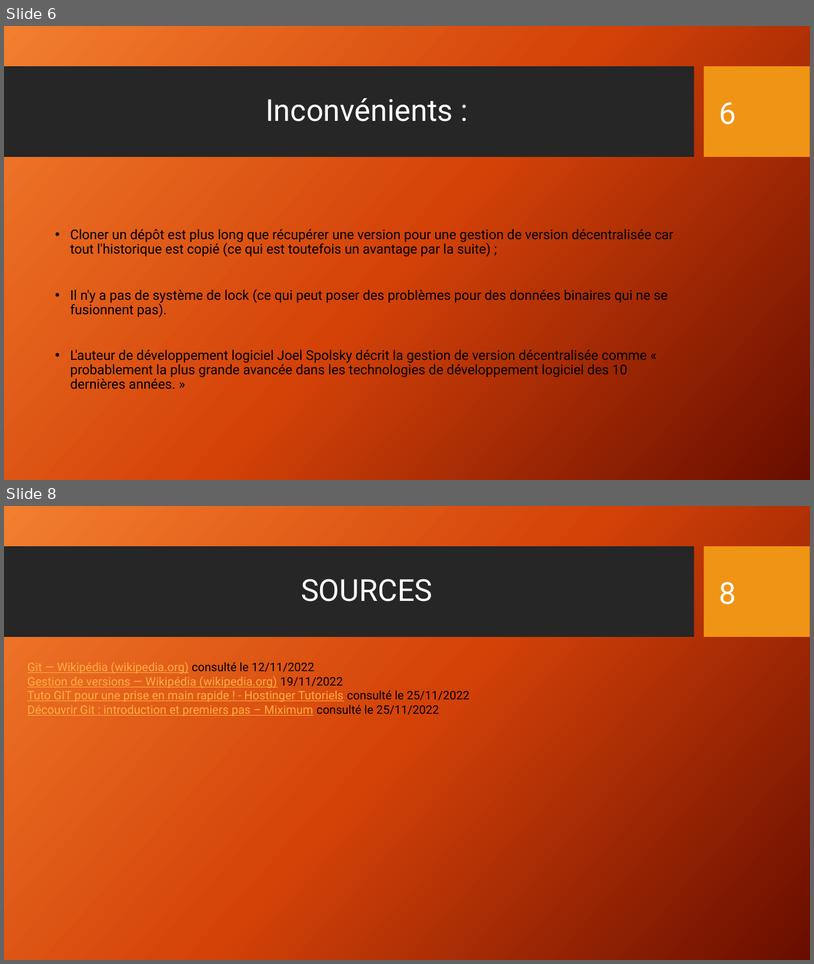
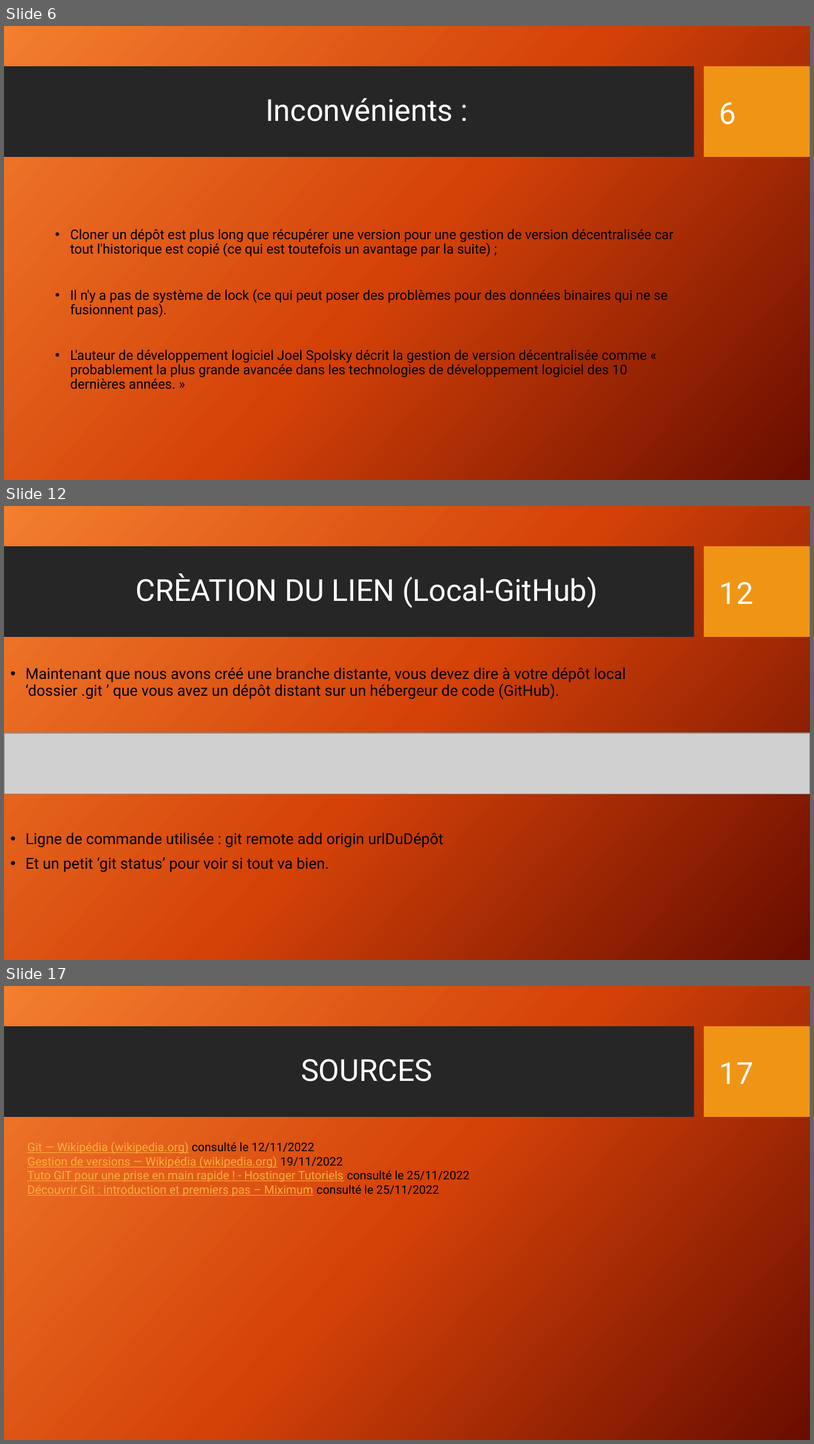
Before and after one commit to Math-Alex83/Expos-_git_cda_2210, a slide deck: Présentation_Git_CDA_2210.pptx. Shown one above the other, each under a label of ours: slides 6 and 8 before the commit, slides 6, 12 and 17 after it; the slides between them are not shown. The pictures are 814x964 and 814x1444 pixels, drawn with LibreOffice and Linux fonts; fonts in the diff are those of the drawing; grey boxes stand for pictures; background and template pictures are left out. Boxes give left, top, right and bottom in pixels: in the first picture for what was removed or moved away, otherwise in the second. Text is boxed around its words. In the diff, an @@ line names an element or a change of style, - is before the commit and + after.

```diff
--- a/Présentation_Git_CDA_2210.pptx
+++ b/Présentation_Git_CDA_2210.pptx
@@ slide 12 added at (x1=4, y1=506, x2=810, y2=960), background gradient #F18031 to #D54209 to #6A0D00; not listed: 2 template elements that a slide beside it also shows @@
@@ title added at (x1=135, y1=573, x2=598, y2=608), 36 pt, text #FFFFFF @@
+CRÈATION DU LIEN (Local-GitHub)
@@ page number added at (x1=720, y1=582, x2=754, y2=604), 36 pt, text #FFFFFF @@
+12
@@ text added at (x1=26, y1=667, x2=626, y2=872), 18 pt, text #000000 @@
+• Maintenant que nous avons créé une branche distante, vous devez dire à votre dépôt local ‘dossier .git ’ que vous avez un dépôt distant sur un hébergeur de code (GitHub).
+• Ligne de commande utilisée : git remote add origin urlDuDépôt
+• Et un petit ‘git status’ pour voir si tout va bien.
@@ picture added at (x1=5, y1=733, x2=810, y2=794) @@
@@ what was slide 8 is now slide 17 @@
@@ page number at (x1=720, y1=1062, x2=754, y2=1084): text changed @@
-8
+17
```
Also in this commit, not shown: 1 slide changed, 10 other slides added, 2 slides removed, 1 other file.
